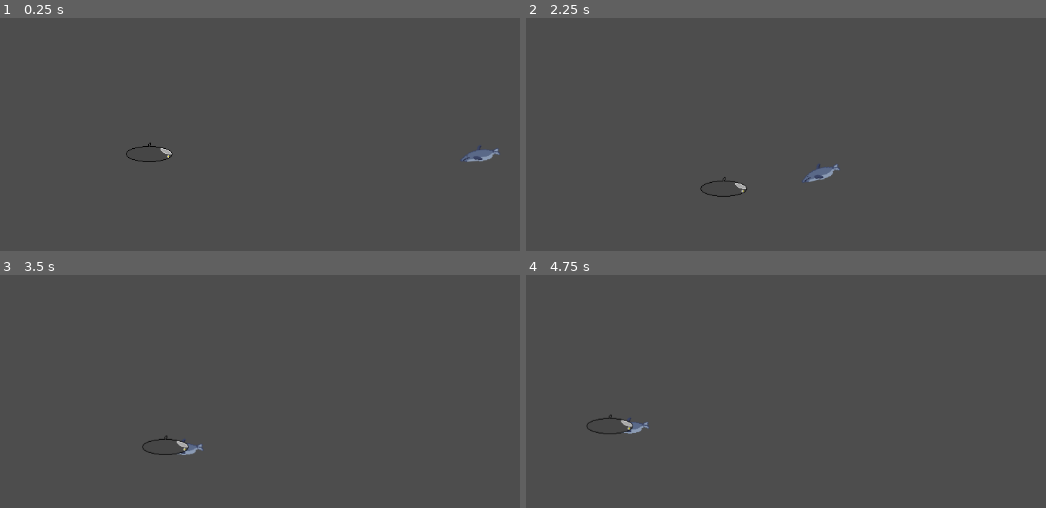
Above: before the commit, frames 1-4 (two rows, left to right).
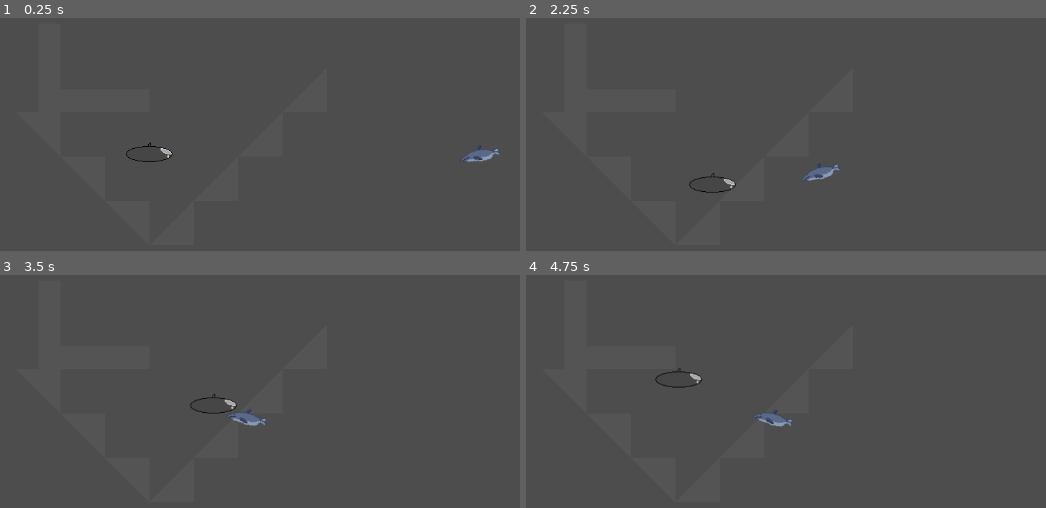
Above: after the commit, the same moments.

Repository: Sub-game-team/Subgame
Game: Godot game, scene res://main.tscn
Two runs of this game, one before a commit and one after it. Both use one fixed random seed, a clock stepped at 60 frames per second and the inputs below.
Inputs:
- Up to frame 1 (0.25 s): no input
- Up to frame 2 (2.25 s): hold Right (right) 0.53-1.28 s; hold Down (down) 1.28-2.03 s; hold Right (right) from 2.03 s (still down)
- Up to frame 3 (3.5 s): release Right (right) at 2.78 s; hold Up (up) from 2.78 s (still down)
- Up to frame 4 (4.75 s): release Up (up) at 3.53 s; hold Left (left) from 3.53 s (still down)

The runs differ from the first frame. In frame 2, 0.3% of the frame differs, in the area x 31-60%, y 63-77%; in frame 3, 0.6%; in frame 4, 0.7%, in the area x 11-52%, y 39-69%.

Commit message:
besser gemacht

Diff:
--- a/main.gd
+++ b/main.gd
@@ -2,7 +2,7 @@
 
 @export var mob_scene: PackedScene
 @export var player_scene: PackedScene
-
+@export var tileset: PackedScene
 
 func create_mob():
 	var mob = mob_scene.instantiate()
@@ -21,6 +21,8 @@
 func _ready():
 	var player = player_scene.instantiate()
 	add_child(player)
+	var tile_set = tileset.instantiate()
+	add_child(tile_set)
 	create_mob()
 
 
--- a/main.tscn
+++ b/main.tscn
@@ -1,10 +1,12 @@
-[gd_scene load_steps=4 format=3 uid="uid://b3d142e6e7wlg"]
+[gd_scene load_steps=5 format=3 uid="uid://b3d142e6e7wlg"]
 
 [ext_resource type="Script" path="res://main.gd" id="1_7x3uh"]
 [ext_resource type="PackedScene" uid="uid://b2vonva0p6djd" path="res://mob_scene.tscn" id="2_6ptv3"]
 [ext_resource type="PackedScene" uid="uid://ch43k4w4dvjsy" path="res://player.tscn" id="3_8y4yx"]
+[ext_resource type="PackedScene" uid="uid://ct2gdi5dvmsha" path="res://node_2d.tscn" id="4_mgakl"]
 
 [node name="main" type="Node"]
 script = ExtResource("1_7x3uh")
 mob_scene = ExtResource("2_6ptv3")
 player_scene = ExtResource("3_8y4yx")
+tileset = ExtResource("4_mgakl")
--- a/node_2d.tscn
+++ b/node_2d.tscn
@@ -81,9 +81,8 @@
 navigation_layer_0/layers = 2
 sources/0 = SubResource("TileSetAtlasSource_l5pgv")
 
-[node name="Node2D" type="Node2D"]
-
-[node name="TileMap" type="TileMap" parent="."]
+[node name="TileMap" type="TileMap"]
 tile_set = SubResource("TileSet_e8kt8")
 format = 2
+layer_0/tile_data = PackedInt32Array(-65534, 0, 0, 1, 0, 0, 65536, 0, 0, -131069, 0, 0, 131071, 65536, 0, 65534, 65536, 0, -3, 65536, 0, -65537, 65536, 1, -65538, 65536, 1, -65539, 0, 1, -131075, 0, 1)
 metadata/_edit_group_ = true
